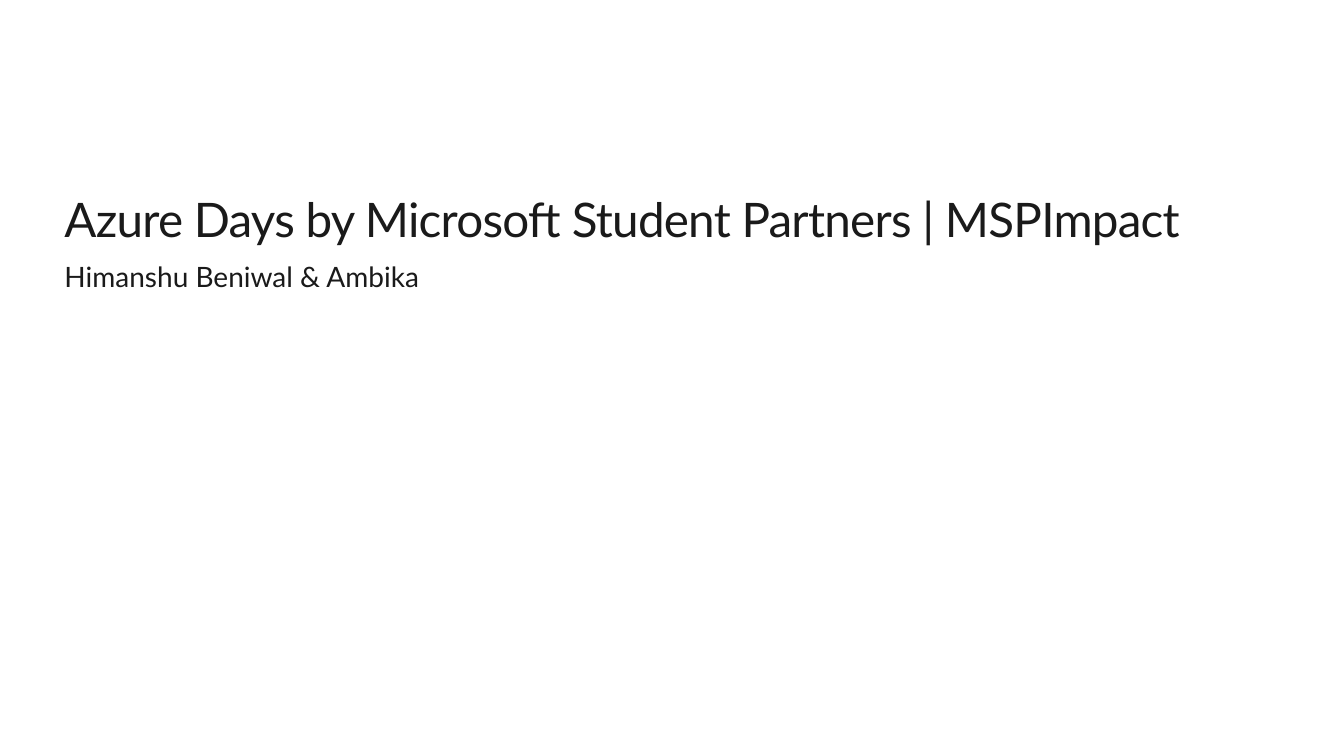
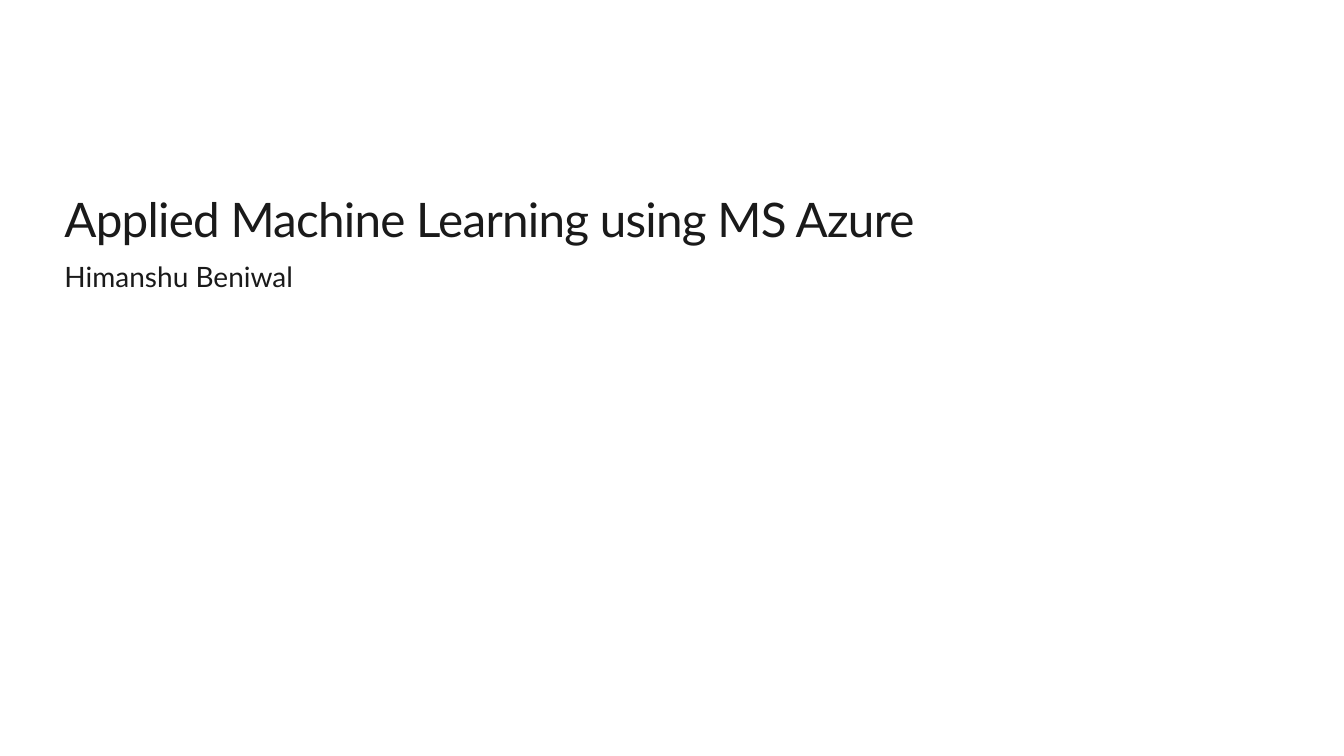
Before and after one commit to himanshubeniwal/Sessions, a slide deck: slide 1 of Final_forDSandML.pptx. Drawn at 1344x756 pixels with LibreOffice and Linux fonts; fonts in the diff are those of the drawing; background and template pictures are left out. Boxes give left, top, right and bottom in pixels: in the first picture for what was removed or moved away, otherwise in the second. Text is boxed around its words. In the diff, an @@ line names an element or a change of style, - is before the commit and + after.

```diff
--- a/Final_forDSandML.pptx
+++ b/Final_forDSandML.pptx
@@ title at <box>64,202,915,246</box>: text changed @@
-Azure Days by Microsoft Student Partners | MSPImpact
+Applied Machine Learning using MS Azure
@@ text at <box>64,266,294,288</box>: text changed @@
-Himanshu Beniwal & Ambika
+Himanshu Beniwal
```
Also in this commit, not shown: 4 other slides changed, 2 slides added, 3 slides removed, 1 other file.
